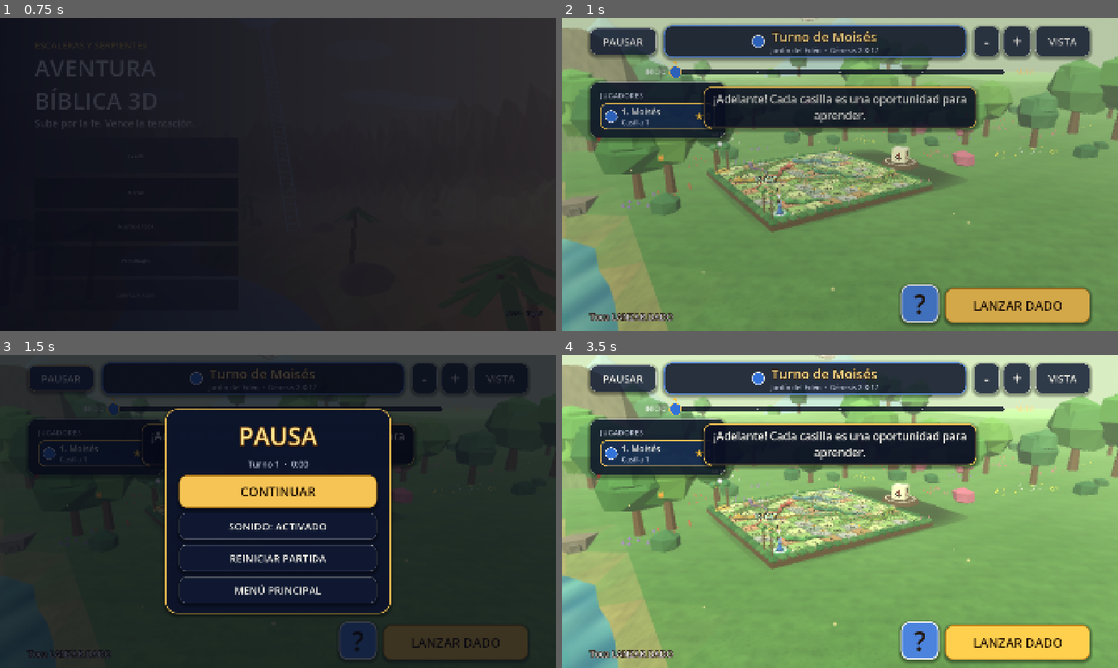
Above: before the commit, frames 1-4 (two rows, left to right).
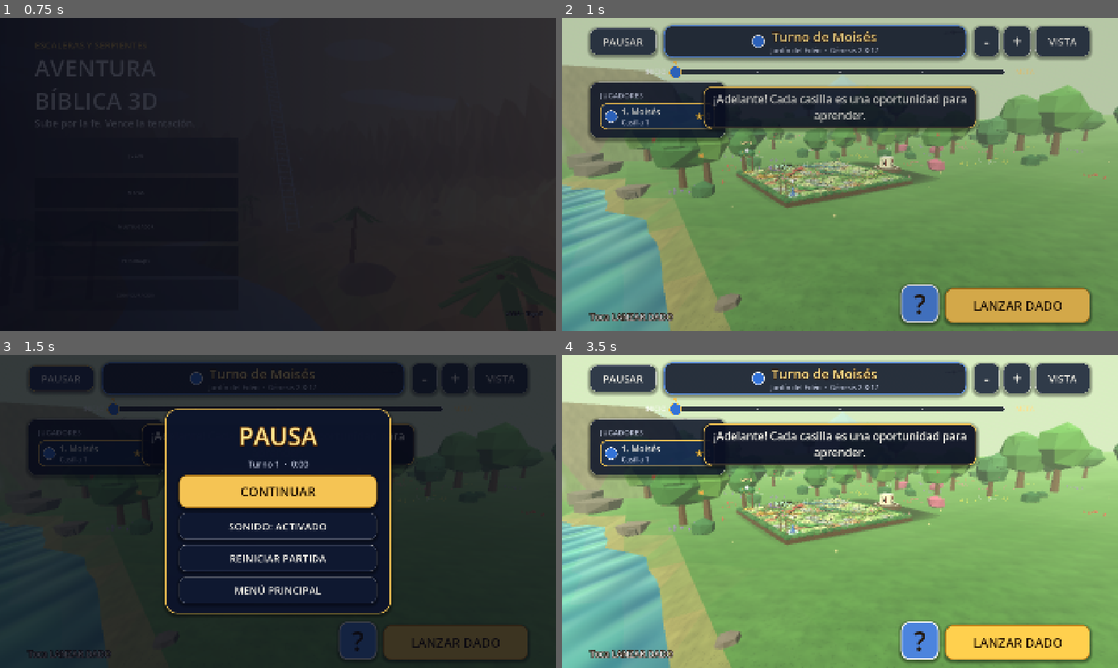
Above: after the commit, the same moments.

Repository: ahiopardini1522-sys/aventura-biblica-3d
Game: Godot game, scene res://scenes/menus/main_menu.tscn
The game is run twice, just before and just after one commit, with the same random seed, the same clock (stepped at 60 frames per second) and the same inputs.
Inputs:
- Up to frame 1 (0.75 s): click "JUGAR" at 0.5 s
- Up to frame 2 (1 s): no input
- Up to frame 3 (1.5 s): click "PAUSAR" at 1.25 s
- Up to frame 4 (3.5 s): click "REINICIAR PARTIDA" at 2 s; click "¿SEGURO? TOCA DE NUEVO" at 2.75 s

Frame 1 is identical in both runs. In frame 2, 30% of the frame differs, in the area x 0-100%, y 0-100%; in frame 3, 0.3%; in frame 4, 32%.

Commit message:
Etapa 3 (11): la cámara del tablero puede mirar el horizonte (montañas y cielo) y la entrada usa ángulo ancho
- BoardCamera: la inclinación mínima baja de 28° a 12° para que el jugador pueda mirar el paisaje
  lejano; la entrada de la escena empieza a 12° con ángulo de 56° y los cierra hasta la vista de juego
  (45°). El ángulo (goal_fov) se suaviza como el resto de metas y también se restablece si la entrada
  se interrumpe.
- Pruebas: ángulo de la entrada, ángulo restablecido y límites de la inclinación (arriba y abajo).
- README: describe la entrada de la cámara y el giro hasta el horizonte.

Co-Authored-By: Claude Sonnet 5.5 <noreply@anthropic.com>
Claude-Session: https://claude.ai/code/session_0152g8UR9SKLXLnsWCB64LQK

Diff:
--- a/scripts/maps/board_camera.gd
+++ b/scripts/maps/board_camera.gd
@@ -9,15 +9,19 @@
 
 signal user_moved
 
-const MIN_PITCH := 28.0
+## El jugador puede bajar la cámara hasta casi el horizonte para mirar el paisaje (montañas, cielo).
+const MIN_PITCH := 12.0
 const MAX_PITCH := 84.0
 const MAX_YAW := 70.0
 const ORBIT_SPEED := Vector2(0.14, 0.12) # grados por píxel (giro, inclinación)
 const SMOOTHING := 10.0
-## Entrada de la escena: la cámara empieza baja, mirando el paisaje hasta el horizonte, y sube a la vista de juego.
+const DEFAULT_FOV := 45.0
+## Entrada de la escena: la cámara empieza baja y con ángulo ancho, mirando el paisaje hasta el horizonte,
+## y sube a la vista de juego mientras el ángulo se cierra.
 const INTRO_YAW := -34.0
-const INTRO_PITCH := 17.0
+const INTRO_PITCH := 12.0
 const INTRO_ZOOM := 1.55
+const INTRO_FOV := 56.0
 const INTRO_HOLD := 0.5
 const INTRO_SECONDS := 2.3
 
@@ -40,6 +44,7 @@
 var goal_yaw: float = 0.0
 var goal_pitch: float = 56.0
 var goal_distance: float = 17.0
+var goal_fov: float = DEFAULT_FOV
 
 var _touches: Dictionary = {}
 var _pinch_last: float = 0.0
@@ -54,7 +59,8 @@
 
 func _ready() -> void:
 	current = true
-	fov = 45.0
+	fov = DEFAULT_FOV
+	goal_fov = DEFAULT_FOV
 	far = 400.0
 	_snap_to_goal()
 
@@ -64,6 +70,7 @@
 	yaw = lerpf(yaw, goal_yaw, k)
 	pitch = lerpf(pitch, goal_pitch, k)
 	distance = lerpf(distance, goal_distance, k)
+	fov = lerpf(fov, goal_fov, k)
 	target = target.lerp(goal_target, k)
 	_update_shake(delta)
 	_apply()
@@ -91,6 +98,7 @@
 		goal_yaw = default_yaw
 		goal_pitch = default_pitch
 		goal_distance = default_distance
+		goal_fov = DEFAULT_FOV
 		_snap_to_goal()
 		return
 	_tween = create_tween().set_parallel(true)
@@ -108,9 +116,11 @@
 	yaw = INTRO_YAW
 	pitch = INTRO_PITCH
 	distance = default_distance * INTRO_ZOOM
+	fov = INTRO_FOV
 	goal_yaw = yaw
 	goal_pitch = pitch
 	goal_distance = distance
+	goal_fov = fov
 	_apply()
 	_tween = create_tween().set_parallel(true)
 	_tween.tween_property(self, "goal_yaw", default_yaw, INTRO_SECONDS).set_delay(INTRO_HOLD) \
@@ -118,6 +128,8 @@
 	_tween.tween_property(self, "goal_pitch", default_pitch, INTRO_SECONDS).set_delay(INTRO_HOLD) \
 			.set_trans(Tween.TRANS_SINE).set_ease(Tween.EASE_IN_OUT)
 	_tween.tween_property(self, "goal_distance", default_distance, INTRO_SECONDS).set_delay(INTRO_HOLD) \
+			.set_trans(Tween.TRANS_SINE).set_ease(Tween.EASE_IN_OUT)
+	_tween.tween_property(self, "goal_fov", DEFAULT_FOV, INTRO_SECONDS).set_delay(INTRO_HOLD) \
 			.set_trans(Tween.TRANS_SINE).set_ease(Tween.EASE_IN_OUT)
 	_tween.finished.connect(_on_intro_finished)
 	_intro_running = true
@@ -243,6 +255,7 @@
 	yaw = goal_yaw
 	pitch = goal_pitch
 	distance = goal_distance
+	fov = goal_fov
 	target = goal_target
 	_apply()
 
@@ -258,6 +271,7 @@
 		goal_yaw = default_yaw
 		goal_pitch = default_pitch
 		goal_distance = default_distance
+		goal_fov = DEFAULT_FOV
 
 
 func _apply() -> void:
--- a/tools/capture_screens.gd
+++ b/tools/capture_screens.gd
@@ -208,6 +208,7 @@
 		_camera.goal_yaw = BoardCamera.INTRO_YAW
 		_camera.goal_pitch = BoardCamera.INTRO_PITCH
 		_camera.goal_distance = _camera.default_distance * BoardCamera.INTRO_ZOOM
+		_camera.goal_fov = BoardCamera.INTRO_FOV
 		await create_timer(1.8).timeout
 		await _save("scenery_%s_pano" % id)
 
--- a/tools/smoke_test.gd
+++ b/tools/smoke_test.gd
@@ -3339,21 +3339,31 @@
 	# cámara a mitad de camino (por ejemplo, al lanzar el dado enseguida), no puede quedarse en esa vista baja.
 	_camera.play_intro()
 	_check(_camera.is_intro_running(), "la entrada de la escena está en marcha")
-	_check(absf(_camera.pitch - BoardCamera.INTRO_PITCH) < 0.001 and _camera.pitch < BoardCamera.MIN_PITCH,
+	_check(absf(_camera.pitch - BoardCamera.INTRO_PITCH) < 0.001 and _camera.pitch < _camera.default_pitch - 30.0,
 			"la entrada empieza con la cámara baja (%.0f°), mirando el paisaje" % _camera.pitch)
 	_check(_camera.distance > _camera.default_distance * 1.4, "la entrada empieza con la cámara alejada")
+	_check(_camera.fov > BoardCamera.DEFAULT_FOV + 5.0, "la entrada empieza con el ángulo ancho (%.0f°)" % _camera.fov)
 	_camera.focus_on(Vector3.ZERO)
 	_check(not _camera.is_intro_running(), "enfocar una ficha detiene la entrada")
-	_check(absf(_camera.goal_pitch - _camera.default_pitch) < 0.001 and absf(_camera.goal_yaw - _camera.default_yaw) < 0.001,
-			"al interrumpir la entrada, la cámara va a la inclinación y el giro de juego")
+	_check(absf(_camera.goal_pitch - _camera.default_pitch) < 0.001 and absf(_camera.goal_yaw - _camera.default_yaw) < 0.001
+			and absf(_camera.goal_fov - BoardCamera.DEFAULT_FOV) < 0.001,
+			"al interrumpir la entrada, la cámara va a la inclinación, el giro y el ángulo de juego")
 	_camera.reset_view(false)
 	_camera.play_intro()
 	_camera.orbit_by(Vector2.ZERO)
-	_check(not _camera.is_intro_running() and _camera.goal_pitch >= BoardCamera.MIN_PITCH,
+	_check(not _camera.is_intro_running() and absf(_camera.goal_pitch - _camera.default_pitch) < 0.001,
 			"un gesto del jugador durante la entrada tampoco deja la cámara baja")
 	_camera.reset_view(false)
-	_check(not _camera.is_intro_running() and absf(_camera.distance - _camera.default_distance) < 0.001,
-			"VISTA después de la entrada deja la cámara en la vista de juego")
+	_check(not _camera.is_intro_running() and absf(_camera.distance - _camera.default_distance) < 0.001
+			and absf(_camera.fov - BoardCamera.DEFAULT_FOV) < 0.001,
+			"VISTA después de la entrada deja la cámara y el ángulo en la vista de juego")
+	# El jugador puede bajar la cámara casi hasta el horizonte para ver el paisaje, y no más.
+	_camera.orbit_by(Vector2(0.0, -2000.0))
+	_check(absf(_camera.goal_pitch - BoardCamera.MIN_PITCH) < 0.001 and BoardCamera.MIN_PITCH <= 15.0,
+			"arrastrar hacia abajo baja la cámara hasta el límite (%.0f°)" % _camera.goal_pitch)
+	_camera.orbit_by(Vector2(0.0, 4000.0))
+	_check(absf(_camera.goal_pitch - BoardCamera.MAX_PITCH) < 0.001, "arrastrar hacia arriba sube la cámara hasta el límite (%.0f°)" % _camera.goal_pitch)
+	_camera.reset_view(false)
 
 	_dice.speed = 20.0
 	for value in range(1, 7):
